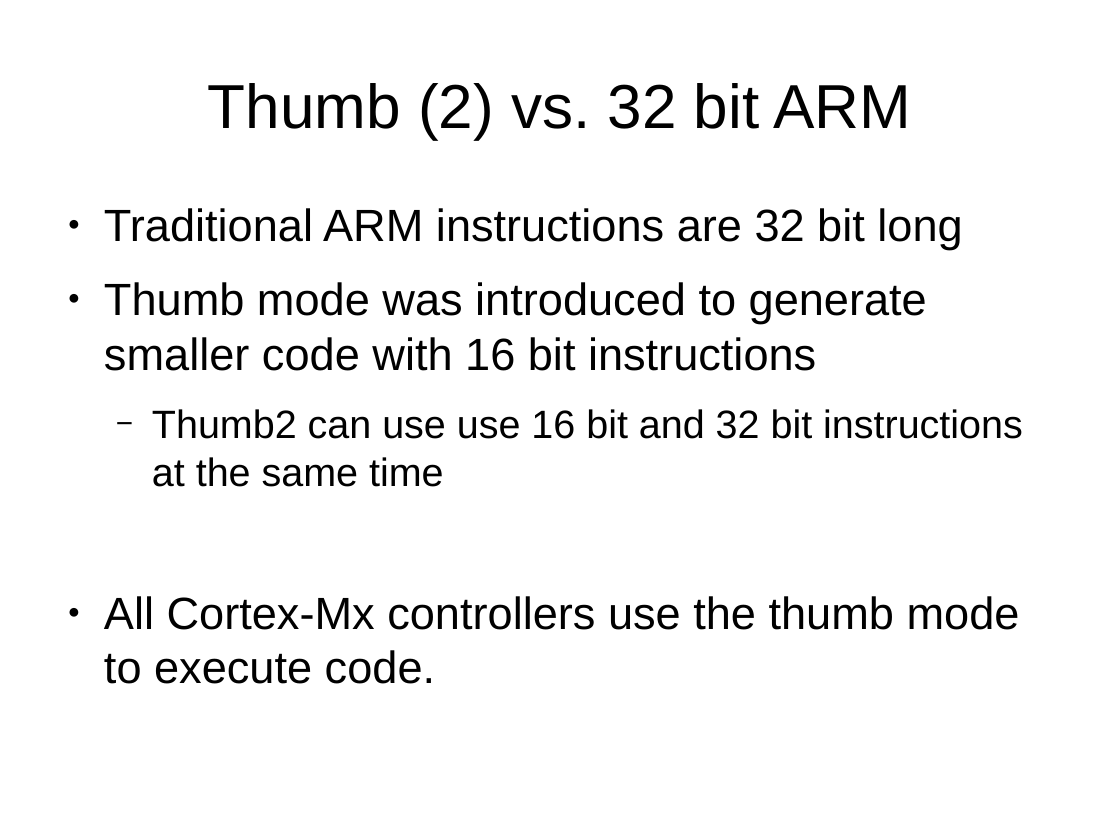
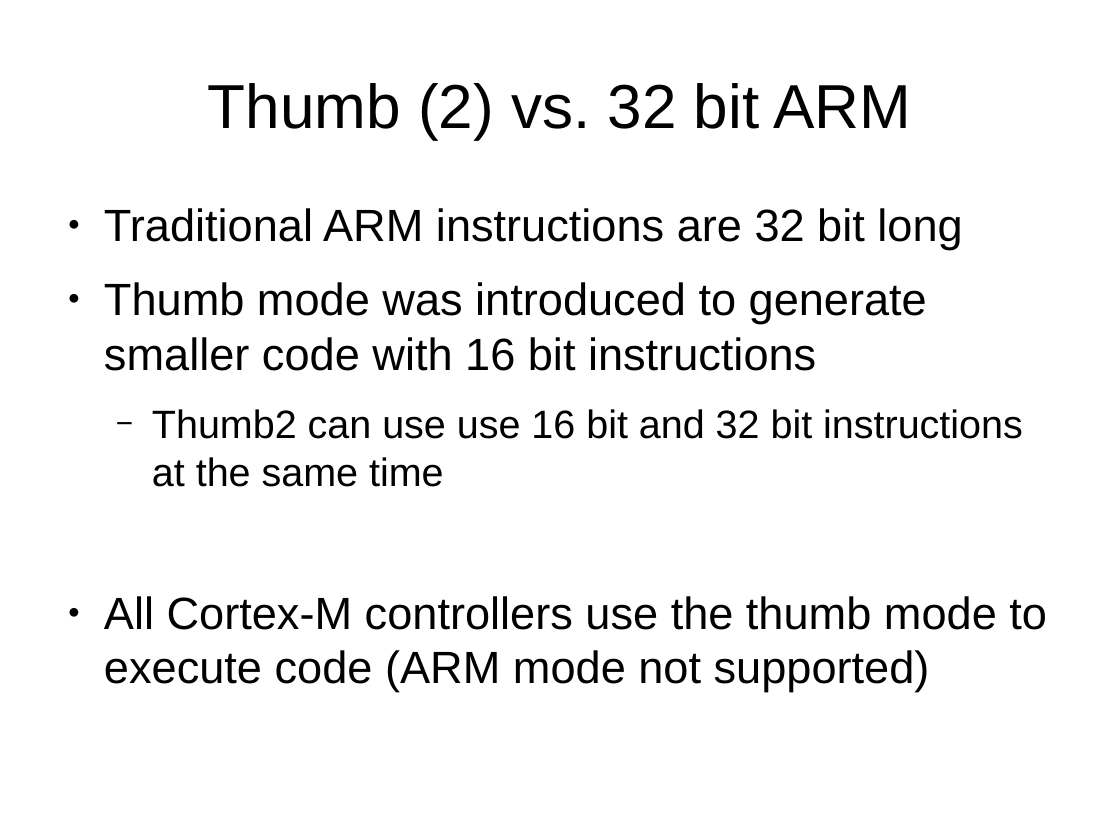
Before and after one commit to muccc/arm-workshop, a slide deck: slide 6 of arm-workshop.odp. Drawn at 1120x840 pixels with LibreOffice and Linux fonts; fonts in the diff are those of the drawing. Boxes give left, top, right and bottom in pixels: in the first picture for what was removed or moved away, otherwise in the second. Text is boxed around its words. In the diff, an @@ line names an element or a change of style, - is before the commit and + after.

```diff
--- a/arm-workshop.odp
+++ b/arm-workshop.odp
@@ text at [104, 596, 1047, 692]: text changed @@
-● All Cortex-Mx controllers use the thumb mode to execute code.
+● All Cortex-M controllers use the thumb mode to execute code (ARM mode not supported)
```
Also in this commit, not shown: 5 other slides changed.
